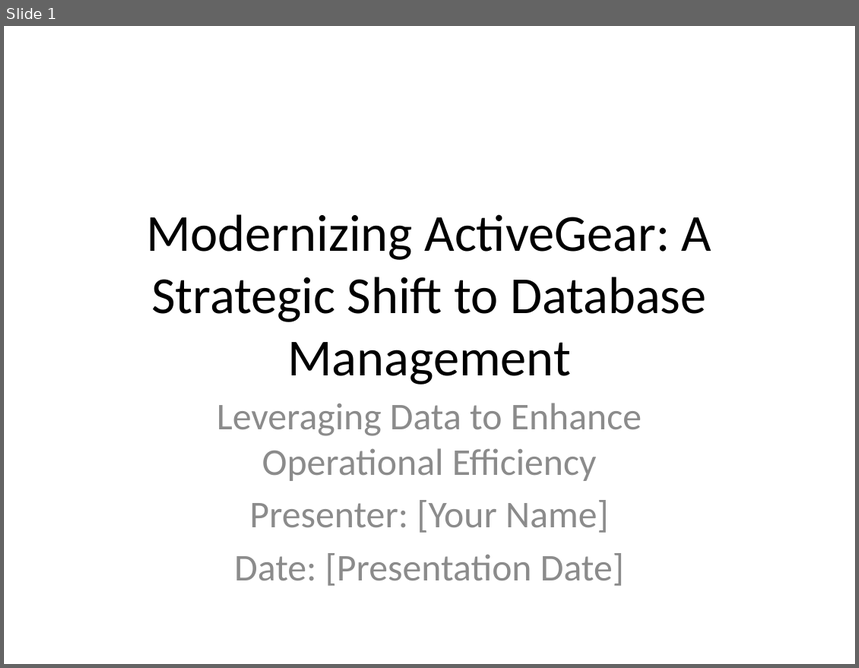
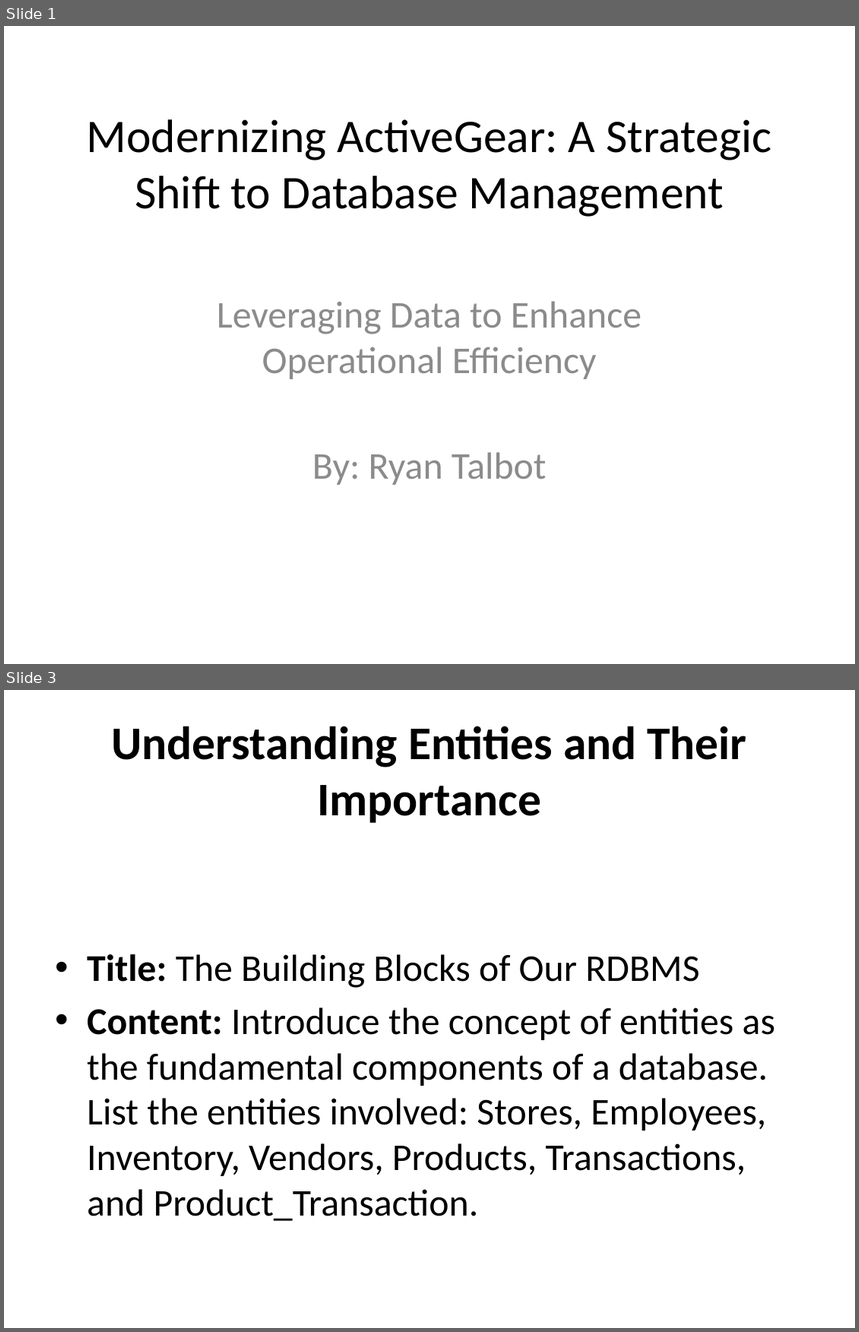
Before and after one commit to RyanJTalbot/MSDS, a slide deck: Core/Databases for Data Scientists Specialization/Relational Database Design /Week 5/ActiveGear_Presentation.pptx. Shown one above the other, each under a label of ours: slide 1 before the commit, slides 1 and 3 after it; the slides between them are not shown. The pictures are 859x668 and 859x1332 pixels, drawn with LibreOffice and Linux fonts; fonts in the diff are those of the drawing. Boxes give left, top, right and bottom in pixels: in the first picture for what was removed or moved away, otherwise in the second. Text is boxed around its words. In the diff, an @@ line names an element or a change of style, - is before the commit and + after.

Commit message:
Update database presentation

```diff
--- a/Core/Databases for Data Scientists Specialization/Relational Database Design /Week 5/ActiveGear_Presentation.pptx
+++ b/Core/Databases for Data Scientists Specialization/Relational Database Design /Week 5/ActiveGear_Presentation.pptx
@@ slide 3 added at (4, 690, 855, 1328), background #FFFFFF @@
@@ title added at (111, 726, 747, 823), 39.6 pt, text #000000, bold @@
+Understanding Entities and Their Importance
@@ text added at (87, 954, 775, 1221), 32 pt, text #000000 @@
+• Title: The Building Blocks of Our RDBMS
+• Content: Introduce the concept of entities as the fundamental components of a database. List the entities involved: Stores, Employees, Inventory, Vendors, Products, Transactions, and Product_Transaction.
@@ slide 1 changed as well @@
@@ title "Modernizing ActiveGear: A Strategic Shift ...": place and size @@
-title "Modernizing ActiveGear: A Strategic Shift ..." at (146, 214, 712, 385)
+title "Modernizing ActiveGear: A Strategic Shift ..." at (87, 119, 772, 217)
@@ title "Modernizing ActiveGear: A Strategic Shift ..." at (87, 119, 772, 217): size 44 to 39.6 pt @@
@@ subtitle "Leveraging Data to Enhance Operational ...": place and size @@
-subtitle "Leveraging Data to Enhance Operational ..." at (217, 403, 642, 586)
+subtitle "Leveraging Data to Enhance Operational ..." at (217, 301, 642, 485)
@@ subtitle at (313, 452, 547, 485): text changed @@
-Presenter: [Your Name]
-Date: [Presentation Date]
+By: Ryan Talbot
```
Also in this commit, not shown: 8 other slides added, 11 slides removed, 2 other files.
